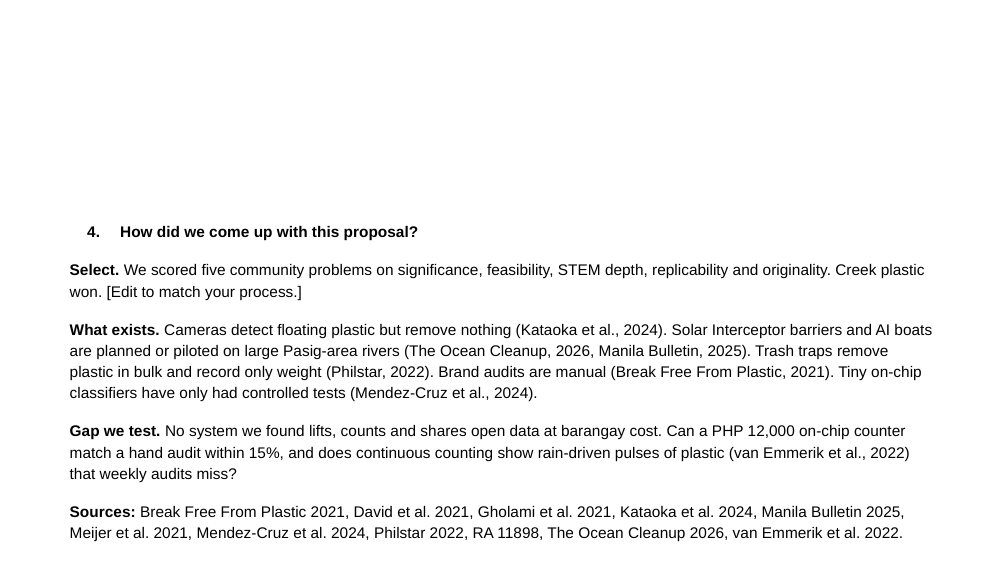
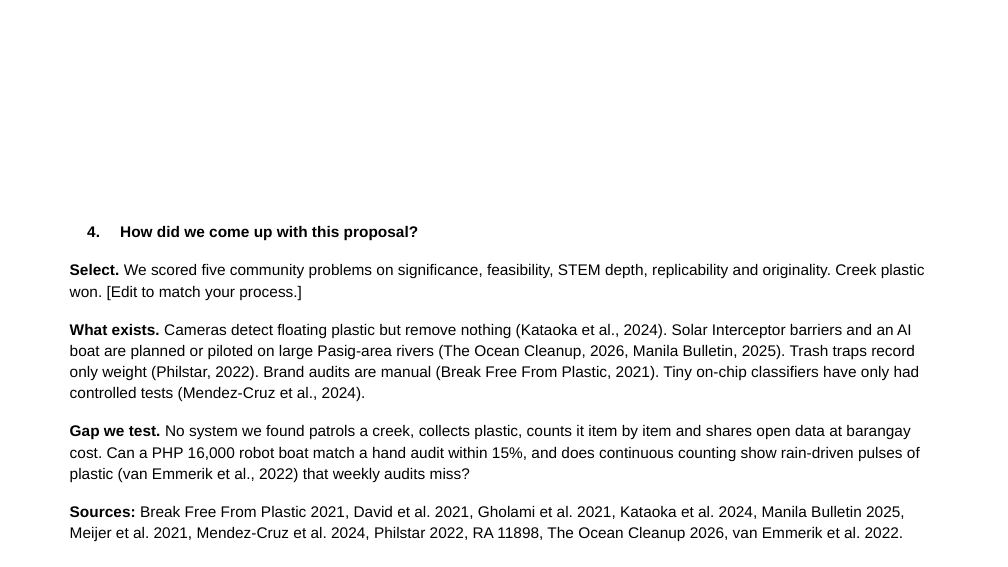
Before and after one commit to tmommu/research, a slide deck: slide 3 of sft_entry/SAGIP_SFT2026_Entry_PPT.pptx. Drawn at 1008x567 pixels with LibreOffice and Linux fonts; fonts in the diff are those of the drawing; background and template pictures are left out. Boxes give left, top, right and bottom in pixels: in the first picture for what was removed or moved away, otherwise in the second. Text is boxed around its words. In the diff, an @@ line names an element or a change of style, - is before the commit and + after.

```diff
--- a/sft_entry/SAGIP_SFT2026_Entry_PPT.pptx
+++ b/sft_entry/SAGIP_SFT2026_Entry_PPT.pptx
@@ text at [70,324,920,482]: text changed @@
-What exists. Cameras detect floating plastic but remove nothing (Kataoka et al., 2024). Solar Interceptor barriers and AI boats are planned or piloted on large Pasig-area rivers (The Ocean Cleanup, 2026, Manila Bulletin, 2025). Trash traps remove plastic in bulk and record only weight (Philstar, 2022). Brand audits are manual (Break Free From Plastic, 2021). Tiny on-chip classifiers have only had controlled tests (Mendez-Cruz et al., 2024).
-Gap we test. No system we found lifts, counts and shares open data at barangay cost. Can a PHP 12,000 on-chip counter match a hand audit within 15%, and does continuous counting show rain-driven pulses of plastic (van Emmerik et al., 2022) that weekly audits miss?
+What exists. Cameras detect floating plastic but remove nothing (Kataoka et al., 2024). Solar Interceptor barriers and an AI boat are planned or piloted on large Pasig-area rivers (The Ocean Cleanup, 2026, Manila Bulletin, 2025). Trash traps record only weight (Philstar, 2022). Brand audits are manual (Break Free From Plastic, 2021). Tiny on-chip classifiers have only had controlled tests (Mendez-Cruz et al., 2024).
+Gap we test. No system we found patrols a creek, collects plastic, counts it item by item and shares open data at barangay cost. Can a PHP 16,000 robot boat match a hand audit within 15%, and does continuous counting show rain-driven pulses of plastic (van Emmerik et al., 2022) that weekly audits miss?
```
Also in this commit, not shown: 5 other slides changed, 20 other files.
